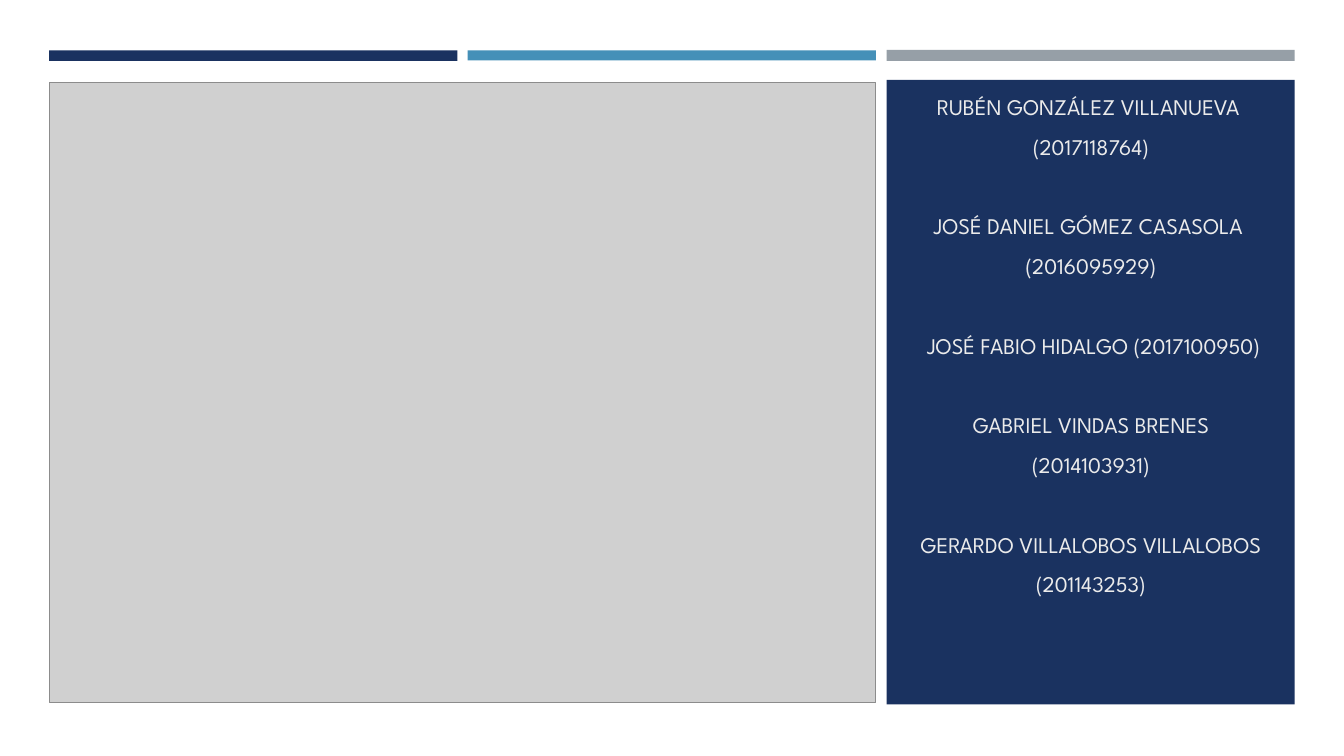
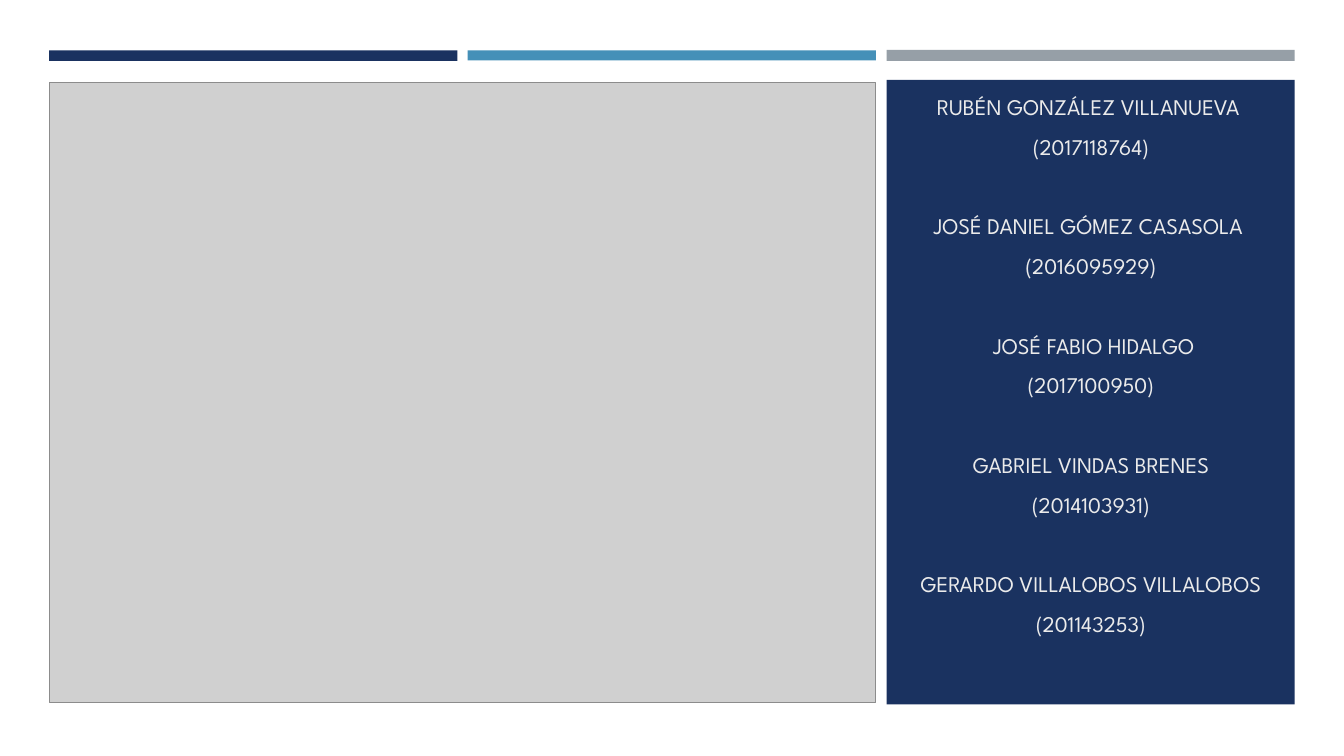
Before and after one commit to rubengv1999/ObvioMicrobio, a slide deck: slide 1 of Obvio Microbio.pptx. Drawn at 1344x756 pixels with LibreOffice and Linux fonts; fonts in the diff are those of the drawing; grey boxes stand for pictures. Boxes give left, top, right and bottom in pixels: in the first picture for what was removed or moved away, otherwise in the second. Text is boxed around its words. In the diff, an @@ line names an element or a change of style, - is before the commit and + after.

```diff
--- a/Obvio Microbio.pptx
+++ b/Obvio Microbio.pptx
@@ subtitle at (x1=993, y1=335, x2=1194, y2=398): text changed @@
-JOSÉ FABIO HIDALGO (2017100950)
+JOSÉ FABIO HIDALGO
+(2017100950)
```
Also in this commit, not shown: 2 other slides changed, 1 other file.
